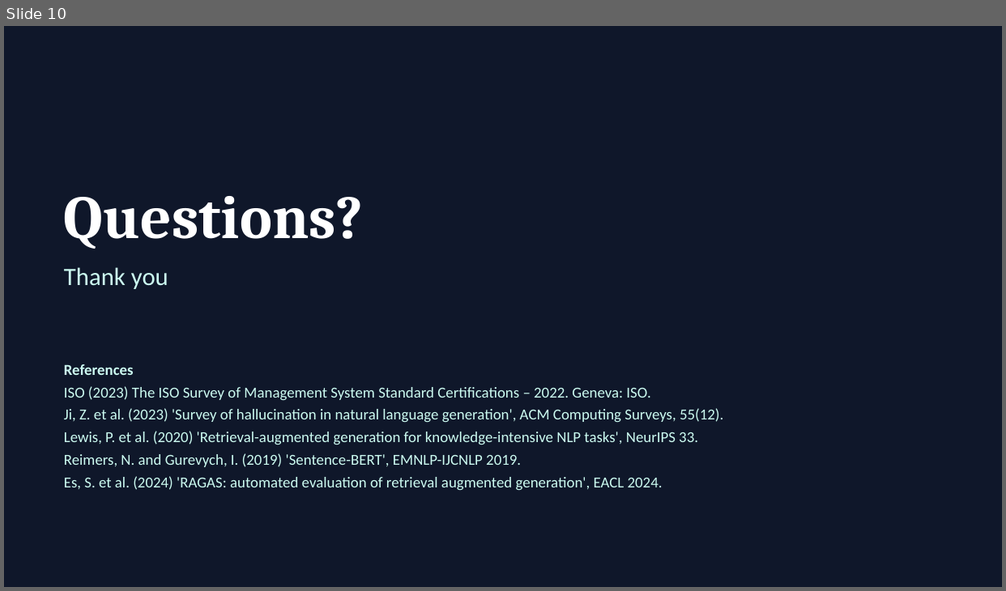
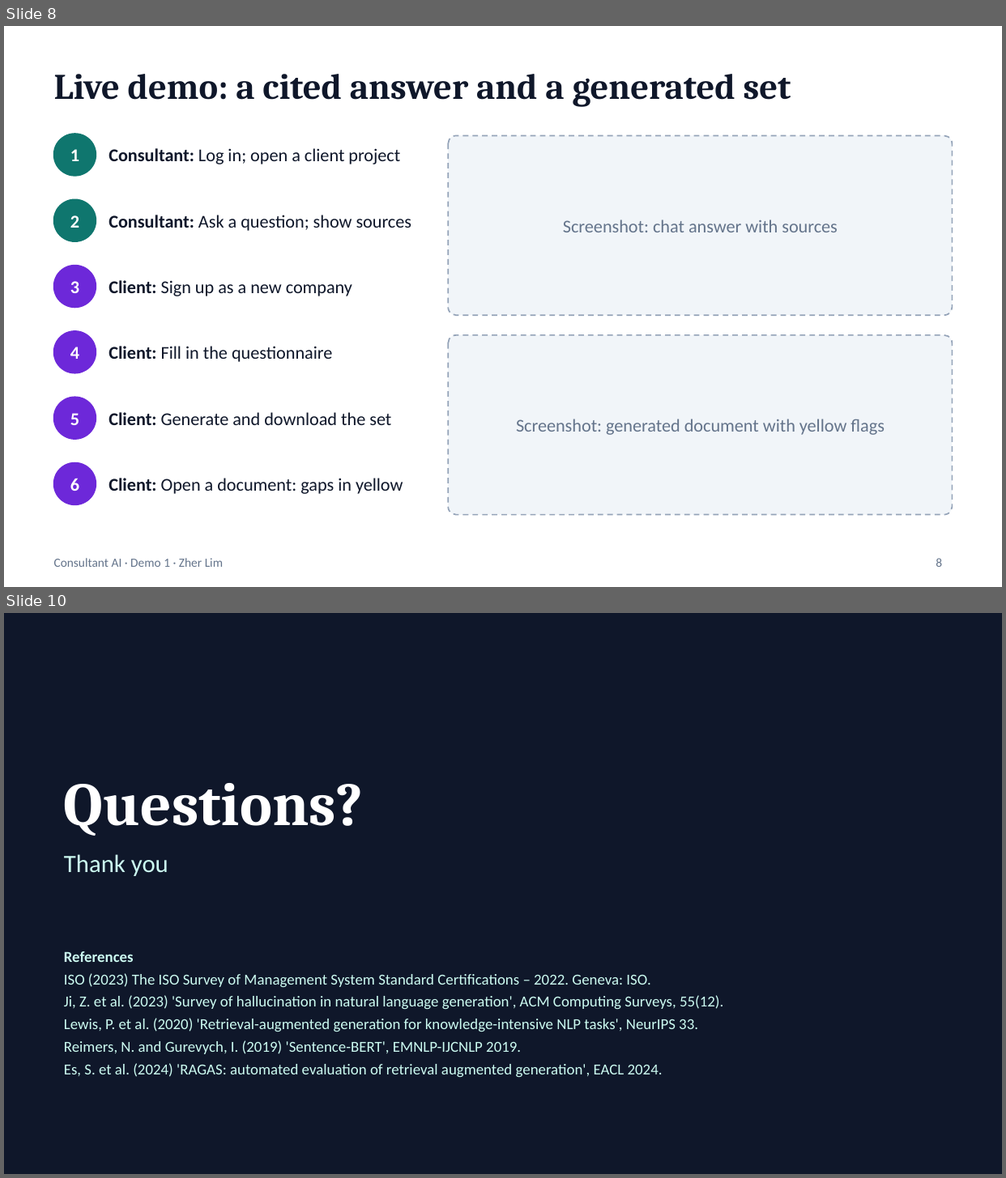
Before and after one commit to zherl25/Consultancy_Project, a slide deck: docs/presentations/Demo1_Consultant_AI.pptx. Shown one above the other, each under a label of ours: slide 10 before the commit, slides 8 and 10 after it; the slides between them are not shown. The pictures are 1006x591 and 1006x1178 pixels, drawn with LibreOffice and Linux fonts; fonts in the diff are those of the drawing. Boxes give left, top, right and bottom in pixels: in the first picture for what was removed or moved away, otherwise in the second. Text is boxed around its words. In the diff, an @@ line names an element or a change of style, - is before the commit and + after.

```diff
--- a/docs/presentations/Demo1_Consultant_AI.pptx
+++ b/docs/presentations/Demo1_Consultant_AI.pptx
@@ slide 8 added at box(4, 26, 1002, 587), background #FFFFFF @@
@@ title added at box(54, 74, 791, 107), 26 pt, text #0F172A, bold @@
+Live demo: a cited answer and a generated set
@@ ellipse added at box(54, 134, 96, 176), fill #0F766E, outline #0F766E 1 pt @@
@@ rounded rectangle added at box(448, 136, 952, 315), fill #F1F5F9, outline #94A3B8 1 pt dashed @@
@@ text added at box(70, 149, 79, 161), 13 pt, text #FFFFFF, bold @@
+1
@@ text added at box(108, 148, 400, 165), 13 pt, text #0F172A @@
+Consultant: Log in; open a client project
@@ ellipse added at box(54, 199, 96, 241), fill #0F766E, outline #0F766E 1 pt @@
@@ text added at box(70, 216, 79, 228), 13 pt, text #FFFFFF, bold @@
+2
@@ text added at box(108, 215, 412, 231), 13 pt, text #0F172A @@
+Consultant: Ask a question; show sources
@@ text added at box(563, 220, 837, 233), 13 pt, text #64748B @@
+Screenshot: chat answer with sources
@@ ellipse added at box(54, 266, 96, 307), fill #6D28D9, outline #6D28D9 1 pt @@
@@ text added at box(70, 281, 79, 293), 13 pt, text #FFFFFF, bold @@
+3
@@ text added at box(108, 280, 352, 297), 13 pt, text #0F172A @@
+Client: Sign up as a new company
@@ ellipse added at box(54, 331, 96, 373), fill #6D28D9, outline #6D28D9 1 pt @@
@@ rounded rectangle added at box(448, 335, 952, 515), fill #F1F5F9, outline #94A3B8 1 pt dashed @@
@@ text added at box(70, 347, 79, 359), 13 pt, text #FFFFFF, bold @@
+4
@@ text added at box(108, 346, 332, 362), 13 pt, text #0F172A @@
+Client: Fill in the questionnaire
@@ ellipse added at box(54, 397, 96, 439), fill #6D28D9, outline #6D28D9 1 pt @@
@@ text added at box(70, 413, 79, 425), 13 pt, text #FFFFFF, bold @@
+5
@@ text added at box(108, 412, 391, 425), 13 pt, text #0F172A @@
+Client: Generate and download the set
@@ text added at box(516, 419, 884, 435), 13 pt, text #64748B @@
+Screenshot: generated document with yellow flags
@@ ellipse added at box(54, 463, 96, 505), fill #6D28D9, outline #6D28D9 1 pt @@
@@ text added at box(70, 479, 79, 491), 13 pt, text #FFFFFF, bold @@
+6
@@ text added at box(108, 478, 403, 494), 13 pt, text #0F172A @@
+Client: Open a document: gaps in yellow
@@ text added at box(54, 558, 223, 567), 9 pt, text #64748B @@
+Consultant AI · Demo 1 · Zher Lim
@@ page number added at box(936, 558, 942, 567), 9 pt, text #64748B @@
+8
```
Also in this commit, not shown: 6 slides changed, 2 other slides added, 3 slides removed.
